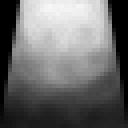
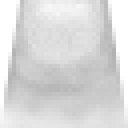
Revision of a layered 128px x 128px image; what changed, layer by layer:
hid "Background" over [0, 0, 128, 128]
